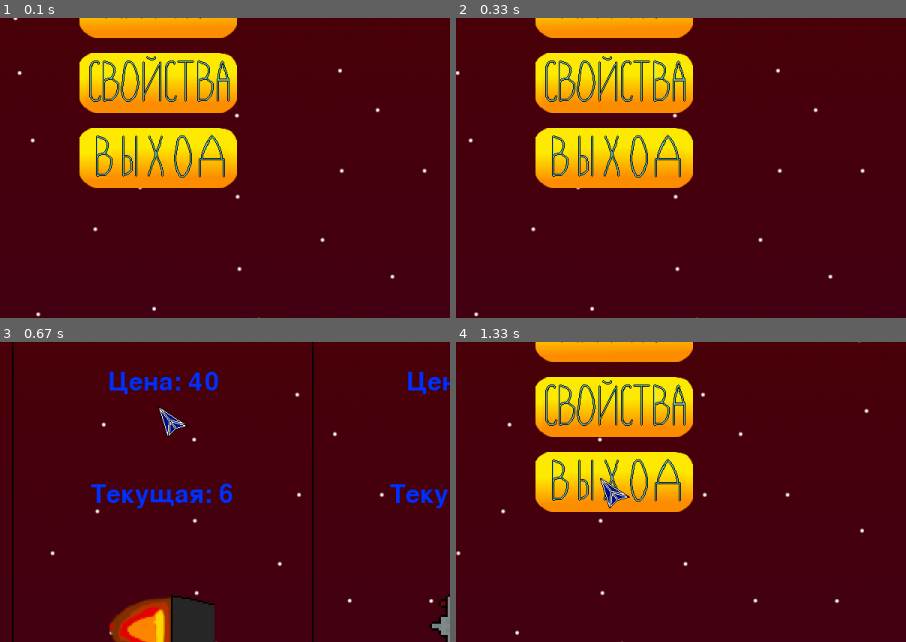
Above: before the commit, frames 1-4 (two rows, left to right).
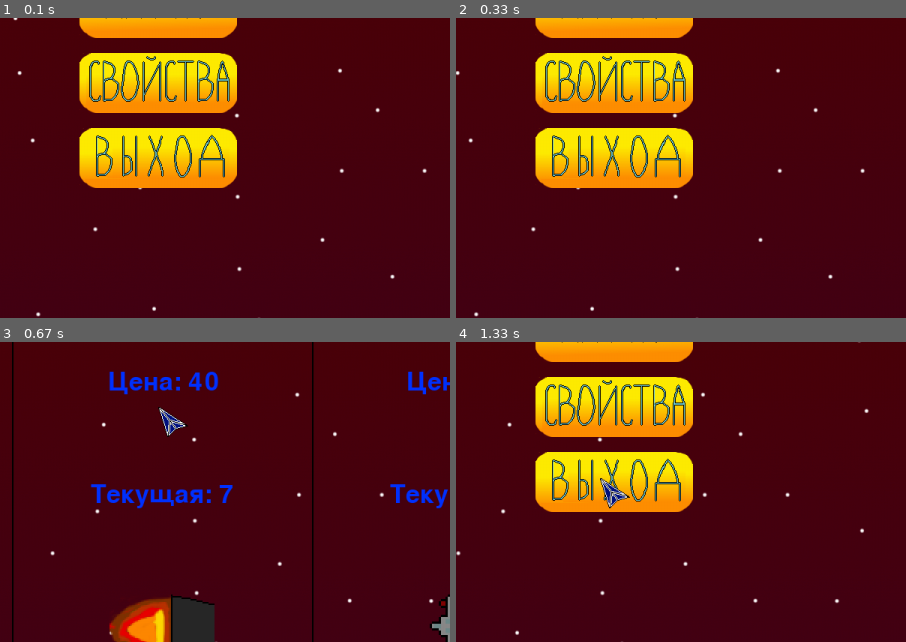
Above: after the commit, the same moments.

Repository: PismerovKir/YandexPygameProject
Game: pygame game, started from Тест прога.py
Same seed, same stepped clock (60 frames per second), same inputs: the game is played once before the commit and once after it.
Inputs (mouse positions are % of the whole screen's width and height, from its top left):
- Up to frame 1 (0.1 s): no input
- Up to frame 2 (0.33 s): no input
- Up to frame 3 (0.67 s): click (50, 50) at 0.38 s
- Up to frame 4 (1.33 s): click (48, 62) at 0.72 s; hold Esc from 1 s (still down)
The pictures show only the part of the screen within x 32-82%, y 39-89%; the shares and areas given below are measured in that part.

Frames 1-2 are identical in both runs. In frame 3, 0.1% of the frame differs, in the area x 48-52%, y 47-54%; in frame 4, nothing differs.

Commit message:
Осознанные комменты

Diff:
--- a/Тест прога.py
+++ b/Тест прога.py
@@ -539,7 +539,6 @@
 
         screen.blit(Startbackground, Startbackground_rect)
         screen.blit(Startbackground2, Startbackground_rect2)
-        # Люблю пельмени
 
         if Startbackground_rect.right == 0:
             Startbackground_rect.x = 1500
@@ -548,16 +547,19 @@
             Startbackground_rect2.x = 1500
 
 
+    # Главное меню
     def StartGame():
 
         global MUSIC, SOUND
 
+        #Музыка
         start_sprites = pygame.sprite.Group()
         MusicPlayer.load('data/music_fon.mp3')
 
         if not MusicPlayer.get_busy():
             MusicPlayer.play(-1)
 
+        #Кнопки
         PlayButton = Button('Play', 490, 260)
         UpgradeButton = Button('Upgrade', 490, 360)
         ExitButton = Button('Exit', 490, 460)
@@ -569,6 +571,7 @@
         start_sprites.add(UpgradeButton)
         start_sprites.add(ExitButton)
 
+        # Текст рекорда
         font = pygame.font.Font(None, 50)
         text = font.render(f"BEST : {PREV_BEST}", True, (255, 216, 0))
 
@@ -579,6 +582,7 @@
         while runningStartGame:
             clock.tick(FPS)
 
+            # Определение кнопки музыки и звука
             if MUSIC:
                 musicButton.kill()
                 musicButton = Button('MusicOff', 45, HEIGHT - 40)
@@ -601,8 +605,10 @@
 
             screen.fill(BLACK)
 
+            # Задний офн
             ShowStartBackground()
 
+            # Показ монеток выравнивается
             showmoney = font.render(f" : {MONEY}", True, (255, 216, 0))
             screen.blit(showmoney, (WIDTH - showmoney.get_width() - 5, 0))
             screen.blit(text, (0, 0))
@@ -611,9 +617,11 @@
 
             start_sprites.draw(screen)
 
+            # В самом конце отображается курсор
             ShowCursor()
             pygame.display.flip()
 
+            # Ожидаем нажатия на кнопки
             for event in pygame.event.get():
                 if event.type == pygame.QUIT:
                     return True
@@ -643,12 +651,15 @@
                             SOUND = True
 
 
+
+    # Меню улучшений
     def UpgradeGame():
 
         global MONEY, LEVEL_SPD, LEVEL_DUR, LEVEL_DMG, SOUND
 
         upgrade_sprites = pygame.sprite.Group()
 
+        #Кнопки
         UpgradeDURButton = Button('Plus', 131, 200)
         upgrade_sprites.add(UpgradeDURButton)
 
@@ -666,6 +677,7 @@
         textcolor = pygame.color.Color(0, 50, 255)
         # textcolor.hsva = [240, 100, 80]
 
+        # Текст и картинки
         titleDur = font.render(f"Прочность", True, textcolor)
         titleSpd = font.render(f"Скорость", True, textcolor)
         titleDmg = font.render(f"Урон", True, textcolor)
@@ -684,9 +696,11 @@
             screen.fill(BLACK)
             ShowStartBackground()
 
+            # Бортики
             pygame.draw.line(screen, (0, 0, 0,), (400, 0), (400, HEIGHT), 2)
             pygame.draw.line(screen, (0, 0, 0,), (800, 0), (800, HEIGHT), 2)
 
+            # Отрисовка всего
             screen.blit(titleDur, (110, 100))
             screen.blit(titleSpd, (520, 100))
             screen.blit(titleDmg, (958, 100))
@@ -704,7 +718,7 @@
             screen.blit(costDmg, (1000 - costSpd.get_size()[0] // 2, 350))
 
             currentDur = font.render(f"Текущая: {5 + LEVEL_DUR}", True, textcolor)
-            currentSpd = font.render(f"Текущая: {1 + LEVEL_SPD}", True, textcolor)
+            currentSpd = font.render(f"Текущая: {2 + LEVEL_SPD}", True, textcolor)
             currentDmg = font.render(f"Текущий: {1 + LEVEL_DMG}", True, textcolor)
 
             screen.blit(currentDur, (200 - currentDur.get_size()[0] // 2, 500))
@@ -717,9 +731,11 @@
 
             upgrade_sprites.draw(screen)
 
+            # В конце курсор
             ShowCursor()
             pygame.display.flip()
 
+            # Ожидание кнопок
             for event in pygame.event.get():
                 if event.type == pygame.QUIT:
                     return True
@@ -766,8 +782,10 @@
                         return
 
 
+    # Сама игра
     def Game():
 
+        # Необходимые переменные
         global SCORE, spaceship, MUSIC, KILLEDALIENS, KILLEDMETEORS
         KILLEDALIENS = 0
         KILLEDMETEORS = 0
@@ -780,9 +798,11 @@
         all_sprites.add(spaceship)
         prev_alien = 0
 
+        # Счетчик убитых врагов
         killedAliens = load_image('killedAliensCounter.png')
         killedMeteors = load_image('killedMeteorsCounter.png')
 
+        # Создание заднего фона
         background = load_image('fon3.png')
         background2 = load_image('fon3.png')
         background_rect = background.get_rect()
@@ -796,6 +816,7 @@
         count = pygame.mixer.Sound('data/count.wav')
         go = pygame.mixer.Sound('data/go.wav')
 
+        # Счетчик перед началом игры
         screen.blit(background, background_rect)
         screen.blit(background2, background_rect2)
         all_sprites.draw(screen)
@@ -839,6 +860,7 @@
             if not MUSIC:
                 MusicPlayer.stop()
 
+            # В случае смерти корабля анимация взрыва и вызов конца игры
             if spaceship.health < 1:
                 MusicPlayer.stop()
                 alienpew.stop()
@@ -880,6 +902,7 @@
                 if EndGame():
                     return True
 
+            # Ожидание паузы Esc
             for event in pygame.event.get():
                 if event.type == pygame.QUIT:
                     return True
@@ -888,14 +911,13 @@
                         if PauseGame():
                             return True
 
+            # Появление метеорв(Ускоряется со временем)
             if SCORE < 60000:
                 if SCORE % (150 - (SCORE // 500)) == 0:
                     meteor = Meteor()
                     enemy.add(meteor)
                     meteors.add(meteor)
                     all_sprites.add(meteor)
-
-
             else:
                 if SCORE % 30 == 0:
                     meteor = Meteor()
